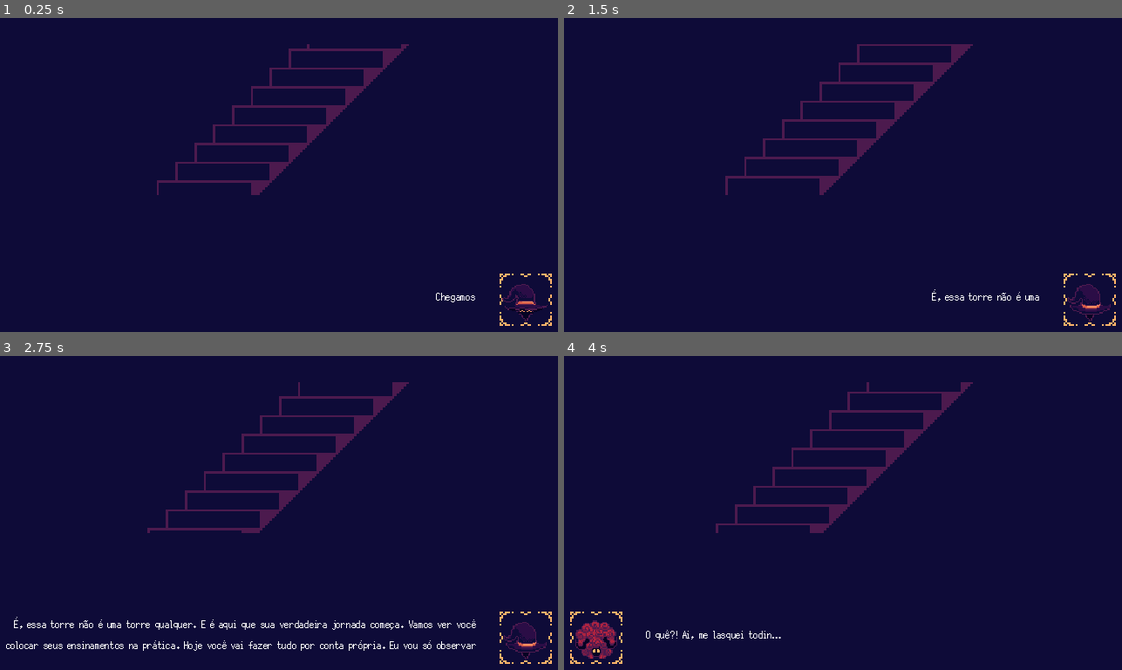
Above: before the commit, frames 1-4 (two rows, left to right).
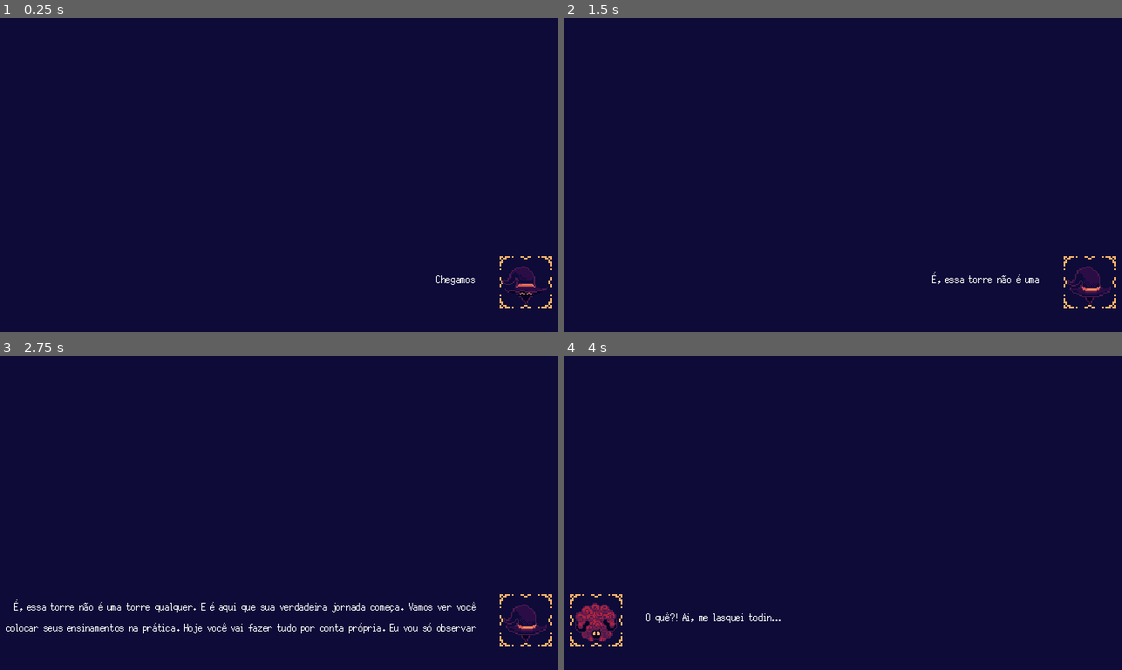
Above: after the commit, the same moments.

Repository: FelipeFernandesAlves/Cover-Jam-2026
Game: Godot game, scene res://scenes/main.tscn
The game is run twice, just before and just after one commit, with the same random seed, the same clock (stepped at 60 frames per second) and the same inputs.
Inputs:
- Up to frame 1 (0.25 s): no input
- Up to frame 2 (1.5 s): tap Enter (ui_accept) at 0.5, 0.77 s; hold D (right) 0.53-1.28 s; hold Space (dialog_interact) 0.53-1.28 s; hold S (down) from 1.28 s (still down); tap Down (look_down) at 1.35 s
- Up to frame 3 (2.75 s): tap Enter (ui_accept) at 1.52 s; release S (down) at 2.03 s; hold D (right) from 2.03 s (still down); tap Left (look_left) at 2.1 s
- Up to frame 4 (4 s): release D (right) at 2.78 s; hold W (up) 2.78-3.53 s; tap Right (look_right) at 2.85 s; tap Enter (ui_accept) at 3.02, 3.77 s; hold A (left) from 3.53 s (still down); tap Up (look_up) at 3.6 s

The runs differ from the first frame. In frame 1, 3.1% of the frame differs, in the area x 28-99%, y 8-99%; in frame 2, 3.4%; in frame 3, 5.4%, in the area x 1-99%, y 8-99%; in frame 4, 3.8%.

Commit message:
itch release fixes

Diff:
--- a/entities/DialogUI.tscn
+++ b/entities/DialogUI.tscn
@@ -35,7 +35,7 @@
 anchor_top = 1.0
 anchor_right = 1.0
 anchor_bottom = 1.0
-offset_top = -79.0
+offset_top = -114.0
 grow_horizontal = 2
 grow_vertical = 0
 script = ExtResource("1_sxq3l")
@@ -48,7 +48,6 @@
 
 [node name="MarginContainer" type="MarginContainer" parent="." unique_id=2108872698]
 layout_mode = 2
-size_flags_vertical = 8
 theme_override_constants/margin_left = 5
 theme_override_constants/margin_top = 5
 theme_override_constants/margin_right = 5
--- a/entities/FadeTextScene.tscn
+++ b/entities/FadeTextScene.tscn
@@ -2,7 +2,7 @@
 
 [ext_resource type="Script" uid="uid://biwidgal010jj" path="res://entities/fade_text_scene.gd" id="1_kfvoj"]
 
-[node name="FadeTextScene" type="Control" unique_id=127967852]
+[node name="FadeTextScene" type="Control" unique_id=1034166331 node_paths=PackedStringArray("text_box")]
 layout_mode = 3
 anchors_preset = 15
 anchor_right = 1.0
@@ -10,3 +10,5 @@
 grow_horizontal = 2
 grow_vertical = 2
 script = ExtResource("1_kfvoj")
+text_box = NodePath("")
+metadata/_custom_type_script = "uid://biwidgal010jj"
--- a/entities/fade_text_scene.gd
+++ b/entities/fade_text_scene.gd
@@ -1,8 +1,9 @@
-extends Node
+extends Control
 class_name FadeTextManager
 
 signal all_finished
 
+@export var text_box: Control
 @export var sequence : Array[FadeTextContent]
 var fade_ui_scene = preload("res://scenes/cutscenes/fade_text.tscn")
 
--- a/project.godot
+++ b/project.godot
@@ -10,13 +10,17 @@
 
 [application]
 
-config/name="Jam de maio 2026"
+config/name="Starlit Tower"
+config/version="1.0"
 run/main_scene="uid://drsfvo67c721y"
 config/features=PackedStringArray("4.6", "Forward Plus")
-config/icon="res://icon.svg"
+boot_splash/bg_color=Color(0, 0, 0, 1)
+boot_splash/show_image=false
+config/icon="uid://dspyjgnngg1dv"
 
 [autoload]
 
+DialogManager="*uid://ef5pyc1vtmu6"
 Scale="*uid://2opkekd65bgw"
 Game="*uid://cfbthxotjk6gv"
 
@@ -24,6 +28,12 @@
 
 window/size/viewport_width=640
 window/size/viewport_height=360
+window/stretch/mode="canvas_items"
+window/bg_color=Color(0, 0, 0, 1)
+window/show_image=false
+window/icon="uid://dspyjgnngg1dv"
+window/version="1.0"
+window/name="Starlit Tower"
 
 [global_group]
 
@@ -116,6 +126,12 @@
 "events": [Object(InputEventKey,"resource_local_to_scene":false,"resource_name":"","device":-1,"window_id":0,"alt_press …(195 unchanged characters)…
 ]
 }
+full_screen={
+"deadzone": 0.2,
+"events": [Object(InputEventKey,"resource_local_to_scene":false,"resource_name":"","device":-1,"window_id":0,"alt_pressed":false,"shift_pressed":false,"ctrl_pressed":false,"meta_pressed":false,"pressed":false,"keycode":0,"physical_keycode":4194342,"key_label":0,"unicode":0,"location":0,"echo":false,"script":null)
+, Object(InputEventJoypadButton,"resource_local_to_scene":false,"resource_name":"","device":-1,"button_index":6,"pressure":0.0,"pressed":true,"script":null)
+]
+}
 
 [physics]
 
--- a/scenes/cutscenes/fade_text.gd
+++ b/scenes/cutscenes/fade_text.gd
@@ -3,11 +3,13 @@
 
 signal finished
 
+@onready var bg: PanelContainer = $PanelContainer
 @export var content : FadeTextContent
-@onready var label = $Label
+@export var label: Label
 
 func _ready() -> void:
 	# Garante que o texto comece invisível
+	bg.modulate.a = 0.0
 	label.modulate.a = 0.0
 
 # Função para iniciar a animação do texto
@@ -15,18 +17,23 @@
 	content = new_content
 	label.text = content.label
 	label.modulate.a = 0.0 # Começa transparente
+	bg.modulate.a = 0.0
 
 	# Cria o Tween (Godot 4)
 	var tween = create_tween()
+	var tween_bg = create_tween()
 
 	# 1. Aparecer (Fade In) no tempo de fade_duration
 	tween.tween_property(label, "modulate:a", 1.0, content.fade_duration)
+	tween_bg.tween_property(bg, "modulate:a", 1.0, content.fade_duration)
 
 	# 2. Ficar na tela (Espera) pelo tempo de duration
 	tween.tween_interval(content.duration)
+	tween_bg.tween_interval(content.duration)
 
 	# 3. Sumir (Fade Out) no tempo de fade_duration
 	tween.tween_property(label, "modulate:a", 0.0, content.fade_duration)
+	tween_bg.tween_property(bg, "modulate:a", 0.0, content.fade_duration)
 
 	# 4. Quando o Tween terminar todas as etapas acima, emite o sinal
 	tween.finished.connect(func(): finished.emit())
--- a/scenes/cutscenes/fade_text.tscn
+++ b/scenes/cutscenes/fade_text.tscn
@@ -1,8 +1,21 @@
 [gd_scene format=3 uid="uid://b2365qqrgewl"]
 
 [ext_resource type="Script" uid="uid://b3wmu38q6mvn6" path="res://scenes/cutscenes/fade_text.gd" id="1_g44s2"]
+[ext_resource type="Theme" uid="uid://dunn2cpcfghdh" path="res://assets/themes/label.tres" id="2_dbdgh"]
 
-[node name="FadeText" type="Control" unique_id=838745636]
+[sub_resource type="StyleBoxFlat" id="StyleBoxFlat_dbdgh"]
+content_margin_left = 0.0
+content_margin_top = 0.0
+content_margin_right = 0.0
+content_margin_bottom = 0.0
+bg_color = Color(0, 0, 0, 0.21176471)
+corner_radius_top_left = 3
+corner_radius_top_right = 3
+corner_radius_bottom_right = 3
+corner_radius_bottom_left = 3
+corner_detail = 5
+
+[node name="FadeText" type="Control" unique_id=838745636 node_paths=PackedStringArray("label")]
 layout_mode = 3
 anchors_preset = 15
 anchor_right = 1.0
@@ -10,6 +23,16 @@
 grow_horizontal = 2
 grow_vertical = 2
 script = ExtResource("1_g44s2")
+label = NodePath("Label")
+
+[node name="PanelContainer" type="PanelContainer" parent="." unique_id=1765141529]
+layout_mode = 1
+anchors_preset = 15
+anchor_right = 1.0
+anchor_bottom = 1.0
+grow_horizontal = 2
+grow_vertical = 2
+theme_override_styles/panel = SubResource("StyleBoxFlat_dbdgh")
 
 [node name="Label" type="Label" parent="." unique_id=1736878811]
 layout_mode = 1
@@ -17,9 +40,10 @@
 anchor_right = 1.0
 anchor_bottom = 1.0
 offset_left = 28.0
-offset_right = -28.0
+offset_right = -24.0
 grow_horizontal = 2
 grow_vertical = 2
+theme = ExtResource("2_dbdgh")
 text = "blá blá blá Eu morava numa vila pequena também e acabei me perdendo nesse bosque durante um festival. Um espírito me guiou pra essa torre, que pertenceu a um mago há muito desaparecido."
 horizontal_alignment = 1
 vertical_alignment = 1
--- a/scenes/cutscenes/final_scene.gd
+++ b/scenes/cutscenes/final_scene.gd
@@ -5,11 +5,11 @@
 @onready var falas3 = $CanvasLayer/falas3
 @onready var falas4 = $CanvasLayer/falas4
 
-@onready var estrelas_animation : AnimatedSprite2D = $AnimatedSprite2D
-@onready var star_lamb = $StarLamb
-@onready var star_mage = $StarMage
-@onready var cloudes = $Cloudes
-@onready var stars_no_sky = $StarsNoSky
+@onready var estrelas_animation : AnimatedSprite2D = $CanvasLayer/AnimatedSprite2D
+@onready var star_lamb = $CanvasLayer/StarLamb
+@onready var star_mage = $CanvasLayer/StarMage
+@onready var cloudes = $CanvasLayer/Cloudes
+@onready var stars_no_sky = $CanvasLayer/StarsNoSky
 
 func _ready() -> void:
 	# 1. Esconde todos os elementos visuais no começo
--- a/scenes/cutscenes/final_scene.tscn
+++ b/scenes/cutscenes/final_scene.tscn
@@ -9,137 +9,12 @@
 [ext_resource type="Texture2D" uid="uid://b0he0608v8iuy" path="res://assets/cutscenes/stars_no_sky.png" id="7_8vje6"]
 [ext_resource type="Texture2D" uid="uid://desh200i5jmi4" path="res://assets/cutscenes/cloudes.png" id="8_05ofj"]
 
-[sub_resource type="Resource" id="Resource_jr7aq"]
-script = ExtResource("3_wyln5")
-label = "[Elius]
-Dris, é aqui."
-duration = 2
-metadata/_custom_type_script = "uid://bamcw2fe0m25s"
-
-[sub_resource type="Resource" id="Resource_rcveo"]
-script = ExtResource("3_wyln5")
-label = "[Elius]
-Lembre-se que foi você que conseguiu chegar até aqui por conta própria, você merece. Agora aproveite."
-duration = 3
-metadata/_custom_type_script = "uid://bamcw2fe0m25s"
-
-[sub_resource type="Resource" id="Resource_oyud0"]
-script = ExtResource("3_wyln5")
-label = "[Dris]
-Uaaaaau"
-duration = 2
-metadata/_custom_type_script = "uid://bamcw2fe0m25s"
-
-[sub_resource type="Resource" id="Resource_3kuf0"]
-script = ExtResource("3_wyln5")
-label = "[Elius]
-Pois é..."
-metadata/_custom_type_script = "uid://bamcw2fe0m25s"
-
-[sub_resource type="Resource" id="Resource_sf6vg"]
-script = ExtResource("3_wyln5")
-label = "[Elius]
-Eu vim aqui pela primeira vez quando eu era uma criança."
-duration = 2
-metadata/_custom_type_script = "uid://bamcw2fe0m25s"
-
-[sub_resource type="Resource" id="Resource_quxu3"]
-script = ExtResource("3_wyln5")
-label = "[Elius]
-Eu me perdi e um espírito me guioi pra cá."
-duration = 5
-metadata/_custom_type_script = "uid://bamcw2fe0m25s"
-
-[sub_resource type="Resource" id="Resource_6yhv2"]
-script = ExtResource("3_wyln5")
-label = "[Elius]
-Foi aqui que eu aprendi tudo de magia, aos poucos."
-duration = 5
-metadata/_custom_type_script = "uid://bamcw2fe0m25s"
-
-[sub_resource type="Resource" id="Resource_8vje6"]
-script = ExtResource("3_wyln5")
-label = "[Dris]
-É tão… magnífico. Parece que elas estão olhando diretamente pra mim."
-duration = 4
-metadata/_custom_type_script = "uid://bamcw2fe0m25s"
-
-[sub_resource type="Resource" id="Resource_t5phy"]
-script = ExtResource("3_wyln5")
-label = "[Elius]
-Eu aprendi algo mais poderoso que a magia aqui."
-duration = 4
-metadata/_custom_type_script = "uid://bamcw2fe0m25s"
-
-[sub_resource type="Resource" id="Resource_05ofj"]
-script = ExtResource("3_wyln5")
-label = "[Elius]
-Sempre que você se sentir perdido, olhe pras estrelas e elas vãão te contar pra onde ir."
-duration = 4
-metadata/_custom_type_script = "uid://bamcw2fe0m25s"
-
-[sub_resource type="Resource" id="Resource_skg62"]
-script = ExtResource("3_wyln5")
-label = "[Dris]
-Mas e se estiver de dia?? Dói olhar pro Sol…"
-duration = 4
-metadata/_custom_type_script = "uid://bamcw2fe0m25s"
-
-[sub_resource type="Resource" id="Resource_5ia1h"]
-script = ExtResource("3_wyln5")
-label = "[Elius]
-Não é pra olhar pro Sol, vai machucar!!
-Mas mesmo quando é dia, as estrelas continuam lá."
-duration = 5
-metadata/_custom_type_script = "uid://bamcw2fe0m25s"
-
-[sub_resource type="Resource" id="Resource_5d07y"]
-script = ExtResource("3_wyln5")
-label = "[Elius]
-Não é fácil, Dris. A vida não é fácil. As coisas são complicadas e muitas vezes tudo vai estar tão confuso, tão dolorido."
-duration = 8
-metadata/_custom_type_script = "uid://bamcw2fe0m25s"
-
-[sub_resource type="Resource" id="Resource_rtx8a"]
-script = ExtResource("3_wyln5")
-label = "[Elius]
-Como tintas numa tela, as memórias se misturam, as boas, as ruins, as que você queria esquecer e fingir que nunca aconteceram… quando tudo parece um caos, respire fundo, Dris."
-duration = 8
-metadata/_custom_type_script = "uid://bamcw2fe0m25s"
-
-[sub_resource type="Resource" id="Resource_35m47"]
-script = ExtResource("3_wyln5")
-label = "[Elius]
-As estrelas estão lá pra você, te olhando e prontas pra te guiar até que você entenda: vai ficar tudo bem."
-duration = 7
-metadata/_custom_type_script = "uid://bamcw2fe0m25s"
-
-[sub_resource type="Resource" id="Resource_j6ikp"]
-script = ExtResource("3_wyln5")
-label = "[Elius]
-Minha jornada acaba aqui. Boa sorte, você consegue."
-duration = 7
-metadata/_custom_type_script = "uid://bamcw2fe0m25s"
-
-[sub_resource type="Resource" id="Resource_42epg"]
-script = ExtResource("3_wyln5")
-label = "[Elius]
-Obrigado por ter sido meu aprendiz."
-duration = 8
-metadata/_custom_type_script = "uid://bamcw2fe0m25s"
-
-[sub_resource type="Resource" id="Resource_sxocl"]
-script = ExtResource("3_wyln5")
-label = "[Créditos]
-Programação:
-Felipe Fernandes
-Grabalos
-
-Arte:
-Bernardo Goyanna"
-duration = 15
-fade_duration = 3
-metadata/_custom_type_script = "uid://bamcw2fe0m25s"
+[sub_resource type="Gradient" id="Gradient_6yhv2"]
+offsets = PackedFloat32Array(0)
+colors = PackedColorArray(0.023529412, 0.015686275, 0.13725491, 1)
+
+[sub_resource type="GradientTexture1D" id="GradientTexture1D_t5phy"]
+gradient = SubResource("Gradient_6yhv2")
 
 [sub_resource type="AtlasTexture" id="AtlasTexture_a4fqy"]
 atlas = ExtResource("4_wyln5")
@@ -317,51 +192,194 @@
 "speed": 12.0
 }]
 
+[sub_resource type="Resource" id="Resource_jr7aq"]
+script = ExtResource("3_wyln5")
+label = "[Elius]
+Dris, é aqui."
+duration = 2
+metadata/_custom_type_script = "uid://bamcw2fe0m25s"
+
+[sub_resource type="Resource" id="Resource_rcveo"]
+script = ExtResource("3_wyln5")
+label = "[Elius]
+Lembre-se que foi você que conseguiu chegar até aqui por conta própria, você merece. Agora aproveite."
+duration = 3
+metadata/_custom_type_script = "uid://bamcw2fe0m25s"
+
+[sub_resource type="Resource" id="Resource_oyud0"]
+script = ExtResource("3_wyln5")
+label = "[Dris]
+Uaaaaau
+"
+duration = 2
+metadata/_custom_type_script = "uid://bamcw2fe0m25s"
+
+[sub_resource type="Resource" id="Resource_3kuf0"]
+script = ExtResource("3_wyln5")
+label = "[Elius]
+Pois é..."
+duration = 2
+metadata/_custom_type_script = "uid://bamcw2fe0m25s"
+
+[sub_resource type="Resource" id="Resource_sf6vg"]
+script = ExtResource("3_wyln5")
+label = "[Elius]
+Eu vim aqui pela primeira vez quando eu era uma criança."
+duration = 2
+metadata/_custom_type_script = "uid://bamcw2fe0m25s"
+
+[sub_resource type="Resource" id="Resource_quxu3"]
+script = ExtResource("3_wyln5")
+label = "[Elius]
+Eu me perdi e um espírito me guiou pra cá."
+duration = 5
+metadata/_custom_type_script = "uid://bamcw2fe0m25s"
+
+[sub_resource type="Resource" id="Resource_6yhv2"]
+script = ExtResource("3_wyln5")
+label = "[Elius]
+Foi aqui que eu aprendi tudo de magia, aos poucos."
+duration = 5
+metadata/_custom_type_script = "uid://bamcw2fe0m25s"
+
+[sub_resource type="Resource" id="Resource_8vje6"]
+script = ExtResource("3_wyln5")
+label = "[Dris]
+É tão… magnífico. Parece que elas estão olhando diretamente pra mim."
+duration = 4
+metadata/_custom_type_script = "uid://bamcw2fe0m25s"
+
+[sub_resource type="Resource" id="Resource_t5phy"]
+script = ExtResource("3_wyln5")
+label = "[Elius]
+Eu aprendi algo mais poderoso que a magia aqui."
+duration = 4
+metadata/_custom_type_script = "uid://bamcw2fe0m25s"
+
+[sub_resource type="Resource" id="Resource_05ofj"]
+script = ExtResource("3_wyln5")
+label = "[Elius]
+Sempre que você se sentir perdido, olhe pras estrelas e elas vão te guiar."
+duration = 4
+metadata/_custom_type_script = "uid://bamcw2fe0m25s"
+
+[sub_resource type="Resource" id="Resource_skg62"]
+script = ExtResource("3_wyln5")
+label = "[Dris]
+Mas e se estiver de dia? Dói olhar pro Sol…"
+duration = 4
+metadata/_custom_type_script = "uid://bamcw2fe0m25s"
+
+[sub_resource type="Resource" id="Resource_5ia1h"]
+script = ExtResource("3_wyln5")
+label = "[Elius]
+Não é pra olhar pro Sol, vai machucar!
+Mas mesmo quando é dia, as estrelas continuam lá."
+duration = 5
+metadata/_custom_type_script = "uid://bamcw2fe0m25s"
+
+[sub_resource type="Resource" id="Resource_5d07y"]
+script = ExtResource("3_wyln5")
+label = "[Elius]
+Não é fácil, Dris. A vida não é fácil. As coisas são complicadas e muitas vezes tudo vai estar tão confuso, tão dolorido."
+duration = 8
+metadata/_custom_type_script = "uid://bamcw2fe0m25s"
+
+[sub_resource type="Resource" id="Resource_rtx8a"]
+script = ExtResource("3_wyln5")
+label = "[Elius]
+Como tintas numa tela, as memórias se misturam, as boas, as ruins, as que você queria esquecer e fingir que nunca aconteceram… quando tudo parece um caos, respire fundo, Dris."
+duration = 8
+metadata/_custom_type_script = "uid://bamcw2fe0m25s"
+
+[sub_resource type="Resource" id="Resource_35m47"]
+script = ExtResource("3_wyln5")
+label = "[Elius]
+As estrelas estão lá pra você, te olhando e prontas pra te guiar até que você entenda: vai ficar tudo bem."
+duration = 7
+metadata/_custom_type_script = "uid://bamcw2fe0m25s"
+
+[sub_resource type="Resource" id="Resource_j6ikp"]
+script = ExtResource("3_wyln5")
+label = "[Elius]
+Minha jornada acaba aqui. Boa sorte, você consegue."
+duration = 7
+metadata/_custom_type_script = "uid://bamcw2fe0m25s"
+
+[sub_resource type="Resource" id="Resource_42epg"]
+script = ExtResource("3_wyln5")
+label = "[Elius]
+Obrigado por ter sido meu aprendiz."
+duration = 8
+metadata/_custom_type_script = "uid://bamcw2fe0m25s"
+
+[sub_resource type="Resource" id="Resource_sxocl"]
+script = ExtResource("3_wyln5")
+label = "[Créditos]
+Programação:
+Felipe Fernandes
+Grabalos
+
+Arte:
+Bernardo Goyanna"
+duration = 15
+fade_duration = 3
+metadata/_custom_type_script = "uid://bamcw2fe0m25s"
+
 [node name="FinalScene" type="Node2D" unique_id=16831639]
 script = ExtResource("1_71i4h")
 
 [node name="CanvasLayer" type="CanvasLayer" parent="." unique_id=2010743173]
 
-[node name="falas1" parent="CanvasLayer" unique_id=127967852 instance=ExtResource("2_vj3s6")]
-sequence = Array[ExtResource("3_wyln5")]([SubResource("Resource_jr7aq"), SubResource("Resource_rcveo")])
-
-[node name="falas2" parent="CanvasLayer" unique_id=498458909 instance=ExtResource("2_vj3s6")]
-sequence = Array[ExtResource("3_wyln5")]([SubResource("Resource_oyud0")])
-
-[node name="falas3" parent="CanvasLayer" unique_id=226887577 instance=ExtResource("2_vj3s6")]
-sequence = Array[ExtResource("3_wyln5")]([SubResource("Resource_3kuf0")])
-
-[node name="falas4" parent="CanvasLayer" unique_id=86023268 instance=ExtResource("2_vj3s6")]
-sequence = Array[ExtResource("3_wyln5")]([SubResource("Resource_sf6vg"), SubResource("Resource_quxu3"), SubResource("Resource_6yhv2"), SubResource("Resource_8vje6"), SubResource("Resource_t5phy"), SubResource("Resource_05ofj"), SubResource("Resource_skg62"), SubResource("Resource_5ia1h"), SubResource("Resource_5d07y"), SubResource("Resource_rtx8a"), SubResource("Resource_35m47"), SubResource("Resource_j6ikp"), SubResource("Resource_42epg"), SubResource("Resource_sxocl")])
-
-[node name="StarMage" type="Sprite2D" parent="." unique_id=60733107]
+[node name="bg" type="TextureRect" parent="CanvasLayer" unique_id=888242540]
+anchors_preset = 15
+anchor_right = 1.0
+anchor_bottom = 1.0
+grow_horizontal = 2
+grow_vertical = 2
+texture = SubResource("GradientTexture1D_t5phy")
+
+[node name="StarMage" type="Sprite2D" parent="CanvasLayer" unique_id=60733107]
 visible = false
 position = Vector2(324, 160.99998)
 scale = Vector2(3.175, 3.175)
 texture = ExtResource("4_6yhv2")
 
-[node name="StarLamb" type="Sprite2D" parent="." unique_id=148702303]
+[node name="StarLamb" type="Sprite2D" parent="CanvasLayer" unique_id=148702303]
 visible = false
 position = Vector2(324, 167)
 scale = Vector2(2.95, 2.95)
 texture = ExtResource("5_t5phy")
 
-[node name="AnimatedSprite2D" type="AnimatedSprite2D" parent="." unique_id=1991580540]
+[node name="AnimatedSprite2D" type="AnimatedSprite2D" parent="CanvasLayer" unique_id=1991580540]
 visible = false
 position = Vector2(319, 186)
 scale = Vector2(3.6646705, 3.6)
 sprite_frames = SubResource("SpriteFrames_qnyly")
+autoplay = "default"
 frame = 23
 frame_progress = 1.0
 
-[node name="StarsNoSky" type="Sprite2D" parent="." unique_id=1481607854]
+[node name="StarsNoSky" type="Sprite2D" parent="CanvasLayer" unique_id=1481607854]
 visible = false
 position = Vector2(323, 158)
 scale = Vector2(3.2, 3.2)
 texture = ExtResource("7_8vje6")
 
-[node name="Cloudes" type="Sprite2D" parent="." unique_id=325220468]
+[node name="Cloudes" type="Sprite2D" parent="CanvasLayer" unique_id=325220468]
 visible = false
 position = Vector2(320, 159)
 scale = Vector2(3.2, 3.2)
 texture = ExtResource("8_05ofj")
+
+[node name="falas1" parent="CanvasLayer" unique_id=127967852 instance=ExtResource("2_vj3s6")]
+sequence = Array[ExtResource("3_wyln5")]([SubResource("Resource_jr7aq"), SubResource("Resource_rcveo")])
+
+[node name="falas2" parent="CanvasLayer" unique_id=498458909 instance=ExtResource("2_vj3s6")]
+sequence = Array[ExtResource("3_wyln5")]([SubResource("Resource_oyud0")])
+
+[node name="falas3" parent="CanvasLayer" unique_id=226887577 instance=ExtResource("2_vj3s6")]
+sequence = Array[ExtResource("3_wyln5")]([SubResource("Resource_3kuf0")])
+
+[node name="falas4" parent="CanvasLayer" unique_id=86023268 instance=ExtResource("2_vj3s6")]
+sequence = Array[ExtResource("3_wyln5")]([SubResource("Resource_sf6vg"), SubResource("Resource_quxu3"), SubResource("Resource_6yhv2"), SubResource("Resource_8vje6"), SubResource("Resource_t5phy"), SubResource("Resource_05ofj"), SubResource("Resource_skg62"), SubResource("Resource_5ia1h"), SubResource("Resource_5d07y"), SubResource("Resource_rtx8a"), SubResource("Resource_35m47"), SubResource("Resource_j6ikp"), SubResource("Resource_42epg"), SubResource("Resource_sxocl")])
--- a/scenes/interlude/interlude_0.tscn
+++ b/scenes/interlude/interlude_0.tscn
@@ -33,5 +33,8 @@
 
 [node name="Template" unique_id=456606217 instance=ExtResource("1_le3rw")]
 
+[node name="AnimatedSprite2D" parent="CanvasLayer/Control/CenterContainer" parent_id_path=PackedInt32Array(704581804) index="0" unique_id=1924473138]
+visible = false
+
 [node name="DialogScene" parent="CanvasLayer" parent_id_path=PackedInt32Array(679581945) index="1" unique_id=168299307]
 dialog_sequence = Array[ExtResource("2_tn21x")]([SubResource("Resource_v0or8"), SubResource("Resource_4rc21"), SubResource("Resource_qosdh"), SubResource("Resource_x5oj0")])
--- a/scenes/interlude/interlude_1.tscn
+++ b/scenes/interlude/interlude_1.tscn
@@ -39,8 +39,5 @@
 
 [node name="Template" unique_id=456606217 instance=ExtResource("1_ee0ew")]
 
-[node name="DialogScene" parent="." index="0" unique_id=168299307]
+[node name="DialogScene" parent="CanvasLayer" parent_id_path=PackedInt32Array(679581945) index="1" unique_id=168299307]
 dialog_sequence = Array[ExtResource("2_vh6ly")]([SubResource("Resource_ocyi6"), SubResource("Resource_dy7yh"), SubResource("Resource_7cl7t"), SubResource("Resource_wgkxs"), SubResource("Resource_tkjhk")])
-
-[node name="AnimatedSprite2D" parent="CanvasLayer/Control" parent_id_path=PackedInt32Array(758594145) index="1" unique_id=1924473138]
-position = Vector2(110.00001, 7.0000005)
--- a/scenes/interlude/template.tscn
+++ b/scenes/interlude/template.tscn
@@ -91,7 +91,7 @@
 
 [node name="AnimatedSprite2D" type="AnimatedSprite2D" parent="CanvasLayer/Control/CenterContainer" unique_id=1924473138]
 z_index = 1
-position = Vector2(346, 99)
+position = Vector2(352, 110.00001)
 scale = Vector2(2.6999998, 2.6999998)
 sprite_frames = SubResource("SpriteFrames_f2k0k")
 autoplay = "default"
--- a/scenes/levels/level_4.tscn
+++ b/scenes/levels/level_4.tscn
@@ -23,6 +23,10 @@
 
 [node name="Camera" parent="." index="5" unique_id=749714240]
 anchor_mode = 0
+
+[node name="Mirror" parent="." index="6" unique_id=1952436548 instance=ExtResource("6_5vn0v")]
+position = Vector2(592, 80)
+reflect_dir = 3
 
 [node name="LightEmissor" parent="Objects" parent_id_path=PackedInt32Array(1263056560) index="0" unique_id=1046029252 instance=ExtResource("2_anwe6")]
 y_sort_enabled = true
@@ -61,11 +65,11 @@
 reflect_dir = 1
 
 [node name="Mirror4" parent="Objects" parent_id_path=PackedInt32Array(1263056560) index="9" unique_id=1810499608 instance=ExtResource("6_5vn0v")]
-position = Vector2(16, 336)
+position = Vector2(48, 336)
 reflect_dir = 1
 
 [node name="Mirror5" parent="Objects" parent_id_path=PackedInt32Array(1263056560) index="10" unique_id=880455433 instance=ExtResource("6_5vn0v")]
-position = Vector2(16, 80)
+position = Vector2(48, 80)
 reflect_dir = 2
 
 [node name="Mirror6" parent="Objects" parent_id_path=PackedInt32Array(1263056560) index="11" unique_id=1939563177 instance=ExtResource("6_5vn0v")]
@@ -78,7 +82,3 @@
 
 [node name="Box3" parent="Objects" parent_id_path=PackedInt32Array(1263056560) index="13" unique_id=841388310 instance=ExtResource("7_ts8eg")]
 position = Vector2(624, 80)
-
-[node name="Mirror" parent="." index="7" unique_id=1952436548 instance=ExtResource("6_5vn0v")]
-position = Vector2(592, 80)
-reflect_dir = 3
--- a/scenes/levels/template.tscn
+++ b/scenes/levels/template.tscn
@@ -13,12 +13,13 @@
 glow_levels/4 = 0.5
 glow_levels/5 = 0.3
 glow_intensity = 0.4
+glow_strength = 1.1
 glow_hdr_threshold = 0.4
 glow_hdr_scale = 0.0
 adjustment_enabled = true
 adjustment_brightness = 1.05
-adjustment_contrast = 1.1
-adjustment_saturation = 1.25
+adjustment_contrast = 1.2
+adjustment_saturation = 1.2
 
 [sub_resource type="TileSetAtlasSource" id="TileSetAtlasSource_bwkgl"]
 texture = ExtResource("3_ceqky")
--- a/scripts/Game.gd
+++ b/scripts/Game.gd
@@ -9,7 +9,7 @@
 
 var scene_manager: SceneManager
 
-func _ready() -> void:
-	pass
-	#scene_manager = SCENE_MANAGER.instantiate()
-	#add_child(scene_manager)
+func _input(event: InputEvent) -> void:
+	if (event.is_action_pressed("full_screen")):
+		var mode = DisplayServer.WINDOW_MODE_WINDOWED if DisplayServer.window_get_mode() == DisplayServer.WINDOW_MODE_FULLSCREEN else DisplayServer.WINDOW_MODE_FULLSCREEN
+		DisplayServer.window_set_mode(mode)
--- a/scripts/Scale.gd
+++ b/scripts/Scale.gd
@@ -7,7 +7,8 @@
 	get_tree().get_root().size_changed.connect(_update_size)
 
 func _update_size() -> void:
-	var sz: Vector2 = DisplayServer.window_get_size()
-	var ratio: float = min(sz.x/BASE_SIZE.x, sz.y/BASE_SIZE.y)
-	ratio = max(1, floor(ratio))
-	get_window().content_scale_factor = ratio
+	pass
+	#var sz: Vector2 = DisplayServer.window_get_size()
+	#var ratio: float = min(sz.x/BASE_SIZE.x, sz.y/BASE_SIZE.y)
+	#ratio = max(1, floor(ratio))
+	#get_window().content_scale_factor = ratio
--- a/scripts/interlude_template.gd
+++ b/scripts/interlude_template.gd
@@ -1,5 +1,5 @@
 extends Node2D
-@onready var dialog_scene: Control = $DialogScene
+@onready var dialog_scene: Control = $CanvasLayer/DialogScene
 @export var dialog_sequence: Array[DialogContent]
 signal scene_finished()
 
Not shown, changed: export_presets.cfg
Binary file added: icon.png
Not shown, added: icon.png.import
Not shown, removed: bin/Jam de maio 2026.pck
Not shown, removed: bin/Starlit Tower.console.exe
Not shown, removed: bin/Starlit Tower.pck
